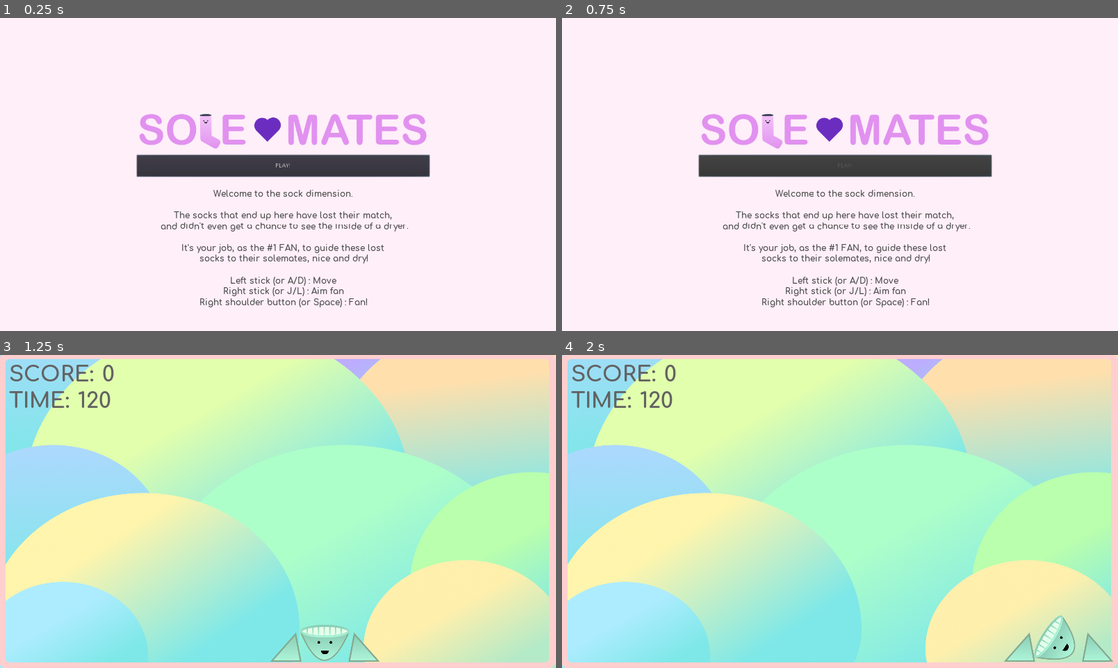
Above: before the commit, frames 1-4 (two rows, left to right).
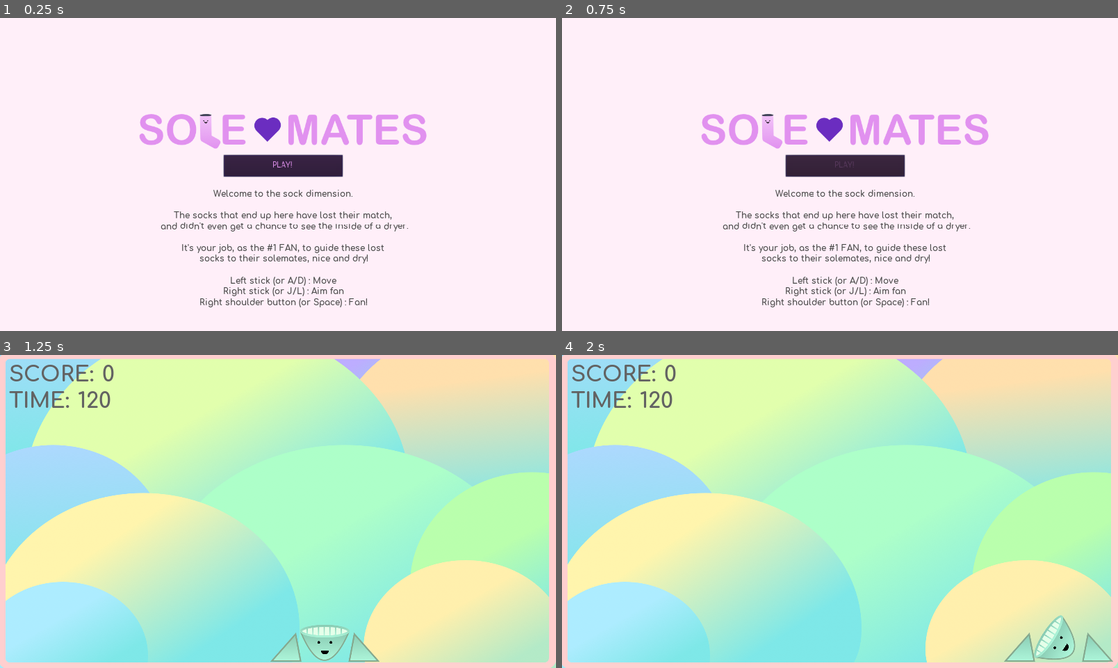
Above: after the commit, the same moments.

Repository: Dexterminator/solemates
Game: Godot game, scene res://Scenes/MainMenu/MainMenu.tscn
The game is run twice, just before and just after one commit, with the same random seed, the same clock (stepped at 60 frames per second) and the same inputs. Sound files missing from this copy of the repository are replaced by a short silence.
Inputs:
- Up to frame 1 (0.25 s): no input
- Up to frame 2 (0.75 s): click "PLAY!" at 0.5 s
- Up to frame 3 (1.25 s): no input
- Up to frame 4 (2 s): tap Enter (ui_accept) at 1.25, 1.52 s; hold D (right) from 1.28 s (still down); hold J (aim_left) from 1.28 s (still down)

The runs differ from the first frame. In frame 1, 3.0% of the frame differs, in the area x 24-78%, y 43-51%; in frame 2, 3.6%; in frame 3, nothing differs; in frame 4, nothing differs.

Commit message:
Nicer button

Diff:
--- a/Scenes/Main/Main.tscn
+++ b/Scenes/Main/Main.tscn
@@ -43,5 +43,6 @@
 stream = ExtResource( 2 )
 volume_db = -9.595
 autoplay = true
+
 [connection signal="timeout" from="Ticker" to="." method="_on_Ticker_timeout"]
 [connection signal="timeout" from="SpawnTimer" to="." method="_on_SpawnTimer_timeout"]
--- a/Scenes/MainMenu/MainMenu.gd
+++ b/Scenes/MainMenu/MainMenu.gd
@@ -1,6 +1,6 @@
 extends Node2D
 
-onready var start_button = $Menu/VBoxContainer2/StartButton
+onready var start_button = $Menu/VBoxContainer2/MarginContainer/StartButton
 onready var button_sfx = $ButtonSound
 
 func _ready():
--- a/Scenes/MainMenu/MainMenu.tscn
+++ b/Scenes/MainMenu/MainMenu.tscn
@@ -1,9 +1,15 @@
-[gd_scene load_steps=6 format=2]
+[gd_scene load_steps=8 format=2]
 
 [ext_resource path="res://Assets/title.png" type="Texture" id=1]
 [ext_resource path="res://Scenes/MainMenu/MainMenu.gd" type="Script" id=2]
 [ext_resource path="res://Assets/Comfortaa-Bold.ttf" type="DynamicFontData" id=3]
 [ext_resource path="res://Assets/button_press.wav" type="AudioStream" id=4]
+
+[sub_resource type="DynamicFont" id=2]
+font_data = ExtResource( 3 )
+
+[sub_resource type="Theme" id=3]
+default_font = SubResource( 2 )
 
 [sub_resource type="DynamicFont" id=1]
 size = 20
@@ -16,9 +22,6 @@
 margin_right = 1280.0
 margin_bottom = 720.0
 color = Color( 1, 0.941176, 0.980392, 1 )
-__meta__ = {
-"_edit_use_anchors_": false
-}
 
 [node name="Menu" type="MarginContainer" parent="."]
 margin_left = 314.627
@@ -38,19 +41,28 @@
 margin_bottom = 110.0
 texture = ExtResource( 1 )
 
-[node name="StartButton" type="Button" parent="Menu/VBoxContainer2"]
+[node name="MarginContainer" type="MarginContainer" parent="Menu/VBoxContainer2"]
 margin_top = 114.0
 margin_right = 674.0
 margin_bottom = 164.0
+custom_constants/margin_right = 200
+custom_constants/margin_left = 200
+
+[node name="StartButton" type="Button" parent="Menu/VBoxContainer2/MarginContainer"]
+modulate = Color( 0.886275, 0.572549, 0.941176, 1 )
+margin_left = 200.0
+margin_right = 474.0
+margin_bottom = 50.0
 rect_min_size = Vector2( 0, 50 )
+theme = SubResource( 3 )
 text = "PLAY!"
 
 [node name="Label" type="Label" parent="Menu/VBoxContainer2"]
 margin_top = 168.0
 margin_right = 674.0
 margin_bottom = 503.0
+custom_colors/font_color = Color( 0.305882, 0.305882, 0.305882, 1 )
 custom_fonts/font = SubResource( 1 )
-custom_colors/font_color = Color( 0.305882, 0.305882, 0.305882, 1 )
 text = "
 Welcome to the sock dimension.
 
@@ -69,5 +81,6 @@
 [node name="ButtonSound" type="AudioStreamPlayer" parent="."]
 stream = ExtResource( 4 )
 volume_db = -18.571
-[connection signal="pressed" from="Menu/VBoxContainer2/StartButton" to="." method="_on_StartButton_pressed"]
+
+[connection signal="pressed" from="Menu/VBoxContainer2/MarginContainer/StartButton" to="." method="_on_StartButton_pressed"]
 [connection signal="finished" from="ButtonSound" to="." method="_on_ButtonSound_finished"]
--- a/project.godot
+++ b/project.godot
@@ -38,46 +38,46 @@
 
 ui_left={
 "deadzone": 0.5,
-"events": [ Object(InputEventKey,"resource_local_to_scene":false,"resource_name":"","device":0,"alt":false,"shift":false,"control":false,"meta":false,"command":false,"pressed":false,"scancode":16777231,"unicode":0,"echo":false,"script":null)
+"events": [ Object(InputEventKey,"resource_local_to_scene":false,"resource_name":"","device":0,"alt":false,"shift":false,"control":false,"meta":false,"command":false,"pressed":false,"scancode":16777231,"physical_scancode":0,"unicode":0,"echo":false,"script":null)
 , Object(InputEventJoypadButton,"resource_local_to_scene":false,"resource_name":"","device":0,"button_index":14,"pressure":0.0,"pressed":false,"script":null)
-, Object(InputEventKey,"resource_local_to_scene":false,"resource_name":"","device":0,"alt":false,"shift":false,"control":false,"meta":false,"command":false,"pressed":false,"scancode":65,"unicode":0,"echo":false,"script":null)
+, Object(InputEventKey,"resource_local_to_scene":false,"resource_name":"","device":0,"alt":false,"shift":false,"control":false,"meta":false,"command":false,"pressed":false,"scancode":65,"physical_scancode":0,"unicode":0,"echo":false,"script":null)
  ]
 }
 ui_right={
 "deadzone": 0.5,
-"events": [ Object(InputEventKey,"resource_local_to_scene":false,"resource_name":"","device":0,"alt":false,"shift":false,"control":false,"meta":false,"command":false,"pressed":false,"scancode":16777233,"unicode":0,"echo":false,"script":null)
+"events": [ Object(InputEventKey,"resource_local_to_scene":false,"resource_name":"","device":0,"alt":false,"shift":false,"control":false,"meta":false,"command":false,"pressed":false,"scancode":16777233,"physical_scancode":0,"unicode":0,"echo":false,"script":null)
 , Object(InputEventJoypadButton,"resource_local_to_scene":false,"resource_name":"","device":0,"button_index":15,"pressure":0.0,"pressed":false,"script":null)
-, Object(InputEventKey,"resource_local_to_scene":false,"resource_name":"","device":0,"alt":false,"shift":false,"control":false,"meta":false,"command":false,"pressed":false,"scancode":68,"unicode":0,"echo":false,"script":null)
+, Object(InputEventKey,"resource_local_to_scene":false,"resource_name":"","device":0,"alt":false,"shift":false,"control":false,"meta":false,"command":false,"pressed":false,"scancode":68,"physical_scancode":0,"unicode":0,"echo":false,"script":null)
  ]
 }
 left={
 "deadzone": 0.5,
 "events": [ Object(InputEventJoypadMotion,"resource_local_to_scene":false,"resource_name":"","device":0,"axis":0,"axis_value":-1.0,"script":null)
-, Object(InputEventKey,"resource_local_to_scene":false,"resource_name":"","device":0,"alt":false,"shift":false,"control":false,"meta":false,"command":false,"pressed":false,"scancode":65,"unicode":0,"echo":false,"script":null)
+, Object(InputEventKey,"resource_local_to_scene":false,"resource_name":"","device":0,"alt":false,"shift":false,"control":false,"meta":false,"command":false,"pressed":false,"scancode":65,"physical_scancode":0,"unicode":0,"echo":false,"script":null)
  ]
 }
 right={
 "deadzone": 0.5,
 "events": [ Object(InputEventJoypadMotion,"resource_local_to_scene":false,"resource_name":"","device":0,"axis":0,"axis_value":1.0,"script":null)
-, Object(InputEventKey,"resource_local_to_scene":false,"resource_name":"","device":0,"alt":false,"shift":false,"control":false,"meta":false,"command":false,"pressed":false,"scancode":68,"unicode":0,"echo":false,"script":null)
+, Object(InputEventKey,"resource_local_to_scene":false,"resource_name":"","device":0,"alt":false,"shift":false,"control":false,"meta":false,"command":false,"pressed":false,"scancode":68,"physical_scancode":0,"unicode":0,"echo":false,"script":null)
  ]
 }
 aim_left={
 "deadzone": 0.1,
 "events": [ Object(InputEventJoypadMotion,"resource_local_to_scene":false,"resource_name":"","device":0,"axis":2,"axis_value":-1.0,"script":null)
-, Object(InputEventKey,"resource_local_to_scene":false,"resource_name":"","device":0,"alt":false,"shift":false,"control":false,"meta":false,"command":false,"pressed":false,"scancode":74,"unicode":0,"echo":false,"script":null)
+, Object(InputEventKey,"resource_local_to_scene":false,"resource_name":"","device":0,"alt":false,"shift":false,"control":false,"meta":false,"command":false,"pressed":false,"scancode":74,"physical_scancode":0,"unicode":0,"echo":false,"script":null)
  ]
 }
 aim_right={
 "deadzone": 0.1,
 "events": [ Object(InputEventJoypadMotion,"resource_local_to_scene":false,"resource_name":"","device":0,"axis":2,"axis_value":1.0,"script":null)
-, Object(InputEventKey,"resource_local_to_scene":false,"resource_name":"","device":0,"alt":false,"shift":false,"control":false,"meta":false,"command":false,"pressed":false,"scancode":76,"unicode":0,"echo":false,"script":null)
+, Object(InputEventKey,"resource_local_to_scene":false,"resource_name":"","device":0,"alt":false,"shift":false,"control":false,"meta":false,"command":false,"pressed":false,"scancode":76,"physical_scancode":0,"unicode":0,"echo":false,"script":null)
  ]
 }
 fan={
 "deadzone": 0.5,
 "events": [ Object(InputEventJoypadButton,"resource_local_to_scene":false,"resource_name":"","device":0,"button_index":5,"pressure":0.0,"pressed":false,"script":null)
-, Object(InputEventKey,"resource_local_to_scene":false,"resource_name":"","device":0,"alt":false,"shift":false,"control":false,"meta":false,"command":false,"pressed":false,"scancode":32,"unicode":0,"echo":false,"script":null)
+, Object(InputEventKey,"resource_local_to_scene":false,"resource_name":"","device":0,"alt":false,"shift":false,"control":false,"meta":false,"command":false,"pressed":false,"scancode":32,"physical_scancode":0,"unicode":0,"echo":false,"script":null)
  ]
 }
 dash={
Not shown, changed: Assets/Rectangle.png.import
Not shown, changed: Assets/Triangle.png.import
Not shown, changed: Assets/background.png.import
Not shown, changed: Assets/button_press.wav.import
Not shown, changed: Assets/dried.wav.import
Not shown, changed: Assets/droplet.png.import
Not shown, changed: Assets/fan-closed-eyes.png.import
Not shown, changed: Assets/fan-fanning-mouth.png.import
Not shown, changed: Assets/fan-mouth.png.import
Not shown, changed: Assets/fan.wav.import
Not shown, changed: Assets/fan_eyes.png.import
Not shown, changed: Assets/fan_particle.png.import
(and 14 more such lines)
